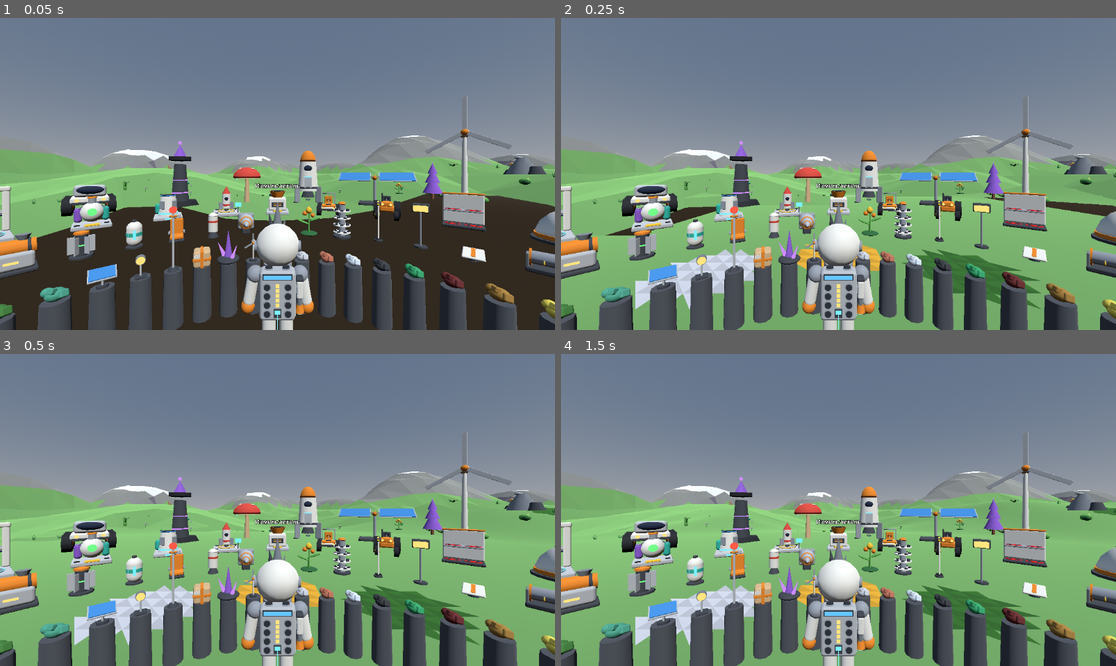
Above: before the commit, frames 1-4 (two rows, left to right).
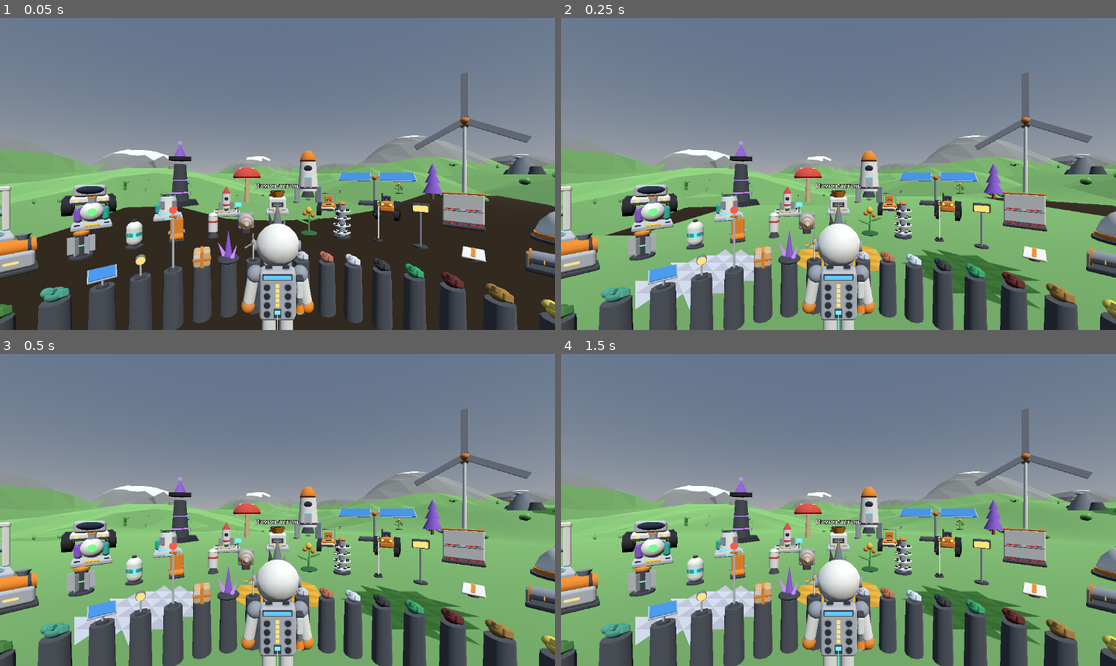
Above: after the commit, the same moments.

Repository: Vano3667/Astro-Planet
Game: Godot game, scene res://main.tscn
The game is run twice, just before and just after one commit, with the same random seed, the same clock (stepped at 60 frames per second) and the same inputs.
Inputs:
- Up to frame 1 (0.05 s): no input
- Up to frame 2 (0.25 s): no input
- Up to frame 3 (0.5 s): no input
- Up to frame 4 (1.5 s): tap Enter at 1.25 s

The runs differ from the first frame. In frame 1, 0.9% of the frame differs, in the area x 74-96%, y 17-57%; in frame 2, 0.9%; in frame 3, 0.9%; in frame 4, 0.9%.

Commit message:
Сборка рисует картинки грунта; ветряки с заметными лопастями
- game/tools/render_terrain.gd: семь видов земли для просмотра агентом -
  старт, старт с витриной, сверху, дальние горы, раскоп залежей, пещера,
  гора вблизи. Картинки попадают в архив model-sheets.
- Набор 5: средний и большой ветряк пересобраны (лопасти были бледные
  и тонкие, на картинке почти не видны).

Diff:
--- a/game/models/models_set5.gd
+++ b/game/models/models_set5.gd
@@ -11,6 +11,8 @@
 #   layout. The appearance description of the character is not collected yet
 #   (astro-planet-research, data/appearance/character.md); redo it when it arrives.
 # rock_large (seen: sheet 03, 2026-11-24): read as a ball with a slab stuck into it.
+# wind_turbine_medium, wind_turbine_large (seen: sheets 02 and 07, 2026-11-24):
+#   the blades were pale and thin, almost invisible against a light background.
 #
 # Written without running the engine; checked by tools/check_models.gd.
 
@@ -30,6 +32,10 @@
 			return _explorer5()
 		"rock_large":
 			return _rock_large5()
+		"wind_turbine_medium":
+			return _wind_turbine5(1.0)
+		"wind_turbine_large":
+			return _wind_turbine5(2.3)
 	return []
 
 
@@ -96,3 +102,23 @@
 		cy(1.2, 0.6, -1.15, 0.30, -0.5, "gray_dark", 0.0, 15.0, 0.0, 0.6, 5),
 		sp(0.7, 0.3, 0.6, -0.2, 2.02, 0.1, "gray_light"),
 	]
+
+
+# Wind turbine: a white mast, a nacelle, an orange hub and three wide gray blades
+# that look to the front (-Z). s = 1 is the medium one (about 3.9 m tall), sizes are own values.
+static func _wind_turbine5(s: float) -> Array:
+	var hub_y: float = 2.58 * s
+	var a: Array = [
+		cy(0.55 * s, 0.08 * s, 0.0, 0.04 * s, 0.0, "gray_dark"),
+		cy(0.12 * s, 2.5 * s, 0.0, 1.29 * s, 0.0, "suit", 0.0, 0.0, 0.0, 0.07 * s),
+		cp(0.24 * s, 0.70 * s, 0.0, hub_y, 0.05 * s, "suit", 90.0),
+		sp(0.20 * s, 0.20 * s, 0.20 * s, 0.0, hub_y, -0.32 * s, "orange"),
+		bx(0.03 * s, 0.30 * s, 0.30 * s, 0.0, hub_y + 0.12 * s, 0.42 * s, "orange"),
+	]
+	var blade: float = 1.25 * s
+	var reach: float = 0.08 * s + blade * 0.5
+	for k in 3:
+		var deg: float = 120.0 * float(k)
+		var rad: float = deg_to_rad(deg)
+		a.append(bx(0.17 * s, blade, 0.035 * s, -sin(rad) * reach, hub_y + cos(rad) * reach, -0.34 * s, "suit_gray", 0.0, 0.0, deg))
+	return a
--- /dev/null
+++ b/game/tools/render_terrain.gd
@@ -0,0 +1,218 @@
+extends SceneTree
+# Renders pictures of the ground so that the agent can see it (the user attaches them to the chat):
+#   terrain_1_start          what is in front of the player at the start, without the showroom
+#   terrain_2_game_view      the same with the showroom, as in the game
+#   terrain_3_from_above     the start area from above
+#   terrain_4_far_mountain   the far low-detail ground, looking at the highest point nearby
+#   terrain_5_dig            pits dug into the starter deposits and a mound of added ground
+#   terrain_6_cave           a view from inside the biggest cave found under the start area
+#   terrain_7_mountain_near  the foot of that highest point with detailed ground
+# Needs a real renderer (not --headless); the GitHub build runs it under xvfb.
+# Output folder: env PREVIEW_DIR. Lines for the build log start with TERRAIN_SHOT.
+# The light here is set by this script: only its direction is the same as in the game.
+# Written without running the engine.
+
+const Gen := preload("res://terrain/terrain_gen.gd")
+const VoxelWorld := preload("res://terrain/voxel_world.gd")
+const FarTerrain := preload("res://terrain/far_terrain.gd")
+const Scatter := preload("res://terrain/scatter.gd")
+const Gallery := preload("res://gallery.gd")
+const Builder := preload("res://models/model_builder.gd")
+
+# The character stands here at the start of the game (see main.gd).
+const START := Vector3(0.0, 0.0, -3.0)
+const MAX_WAIT_FRAMES := 2500
+
+var _terrain: VoxelWorld
+var _far: FarTerrain
+var _scatter: Scatter
+var _cam: Camera3D
+var _caption: Label
+var _out_dir: String = ""
+var _saved: int = 0
+
+
+func _initialize() -> void:
+	_run()
+
+
+func _run() -> void:
+	_out_dir = OS.get_environment("PREVIEW_DIR")
+	if _out_dir.is_empty():
+		_out_dir = OS.get_user_data_dir().path_join("terrain")
+	DirAccess.make_dir_recursive_absolute(_out_dir)
+	print("TERRAIN_SHOT dir ", _out_dir)
+
+	var env := Environment.new()
+	env.background_mode = Environment.BG_COLOR
+	env.background_color = Color(0.62, 0.78, 0.92)
+	env.ambient_light_source = Environment.AMBIENT_SOURCE_COLOR
+	env.ambient_light_color = Color(1.0, 1.0, 1.0)
+	env.ambient_light_energy = 0.5
+	var world_env := WorldEnvironment.new()
+	world_env.environment = env
+	root.add_child(world_env)
+
+	var sun := DirectionalLight3D.new()
+	root.add_child(sun)
+	sun.rotation_degrees = Vector3(-50.0, 30.0, 0.0)
+
+	_cam = Camera3D.new()
+	root.add_child(_cam)
+	_cam.current = true
+	_cam.fov = 70.0
+	_cam.far = 900.0
+
+	var layer := CanvasLayer.new()
+	root.add_child(layer)
+	_caption = Label.new()
+	layer.add_child(_caption)
+	_caption.position = Vector2(24.0, 14.0)
+	_caption.add_theme_font_size_override("font_size", 40)
+	_caption.add_theme_color_override("font_color", Color(0.08, 0.09, 0.12))
+
+	_terrain = VoxelWorld.new()
+	root.add_child(_terrain)
+	_far = FarTerrain.new()
+	root.add_child(_far)
+	_scatter = Scatter.new()
+	root.add_child(_scatter)
+
+	_focus(START)
+	var frames: int = await _wait_ground()
+	print("TERRAIN_SHOT loaded frames=%d built=%d pending=%d far_tris=%d props=%d" % [frames, _terrain.built_count, _terrain.pending_count(), _far.tri_count, _scatter.prop_count])
+
+	var ground: float = _terrain.ground_y(START.x, START.z, 2.0)
+	var hero: Node3D = Builder.build("explorer")
+	root.add_child(hero)
+	hero.position = Vector3(START.x, ground, START.z)
+
+	# 1 and 2: from where the player's head is at the start.
+	var eye := Vector3(0.0, ground + 2.4, 0.0)
+	await _shot("terrain_1_start", eye, Vector3(0.0, ground + 0.6, -9.0))
+
+	var gallery: Node3D = Gallery.new()
+	root.add_child(gallery)
+	var gallery_ground := gallery.get_node_or_null("GalleryGround") as Node3D
+	if gallery_ground != null:
+		gallery_ground.visible = false
+	await _shot("terrain_2_game_view", eye, Vector3(0.0, ground + 0.8, -9.0))
+	gallery.visible = false
+
+	# 3: the start area from above.
+	await _shot("terrain_3_from_above", Vector3(-35.0, 42.0, 55.0), Vector3(0.0, 0.0, -15.0))
+
+	# 4: the highest point within 220 m, seen from above the start.
+	var peak := Vector3.ZERO
+	var best_h: float = -1000.0
+	for iz in range(-27, 28):
+		for ix in range(-27, 28):
+			var x: float = float(ix) * 8.0
+			var z: float = float(iz) * 8.0
+			if x * x + z * z > 220.0 * 220.0:
+				continue
+			var h: float = Gen.height(x, z)
+			if h > best_h:
+				best_h = h
+				peak = Vector3(x, h, z)
+	print("TERRAIN_SHOT peak x=%.0f z=%.0f height=%.1f" % [peak.x, peak.z, peak.y])
+	var flat := Vector3(peak.x, 0.0, peak.z)
+	if flat.length() > 30.0:
+		await _shot("terrain_4_far_mountain", Vector3(0.0, ground + 16.0, 0.0), Vector3(peak.x, peak.y * 0.5, peak.z))
+
+	# 5: dig into two starter deposits and add a mound.
+	_terrain.edit_sphere(Vector3(0.0, -0.3, -6.2), 1.6, false)
+	var res_points: int = 0
+	for i in _terrain.stat_removed_res.size():
+		res_points += _terrain.stat_removed_res[i]
+	var soil_points: int = _terrain.stat_removed_soil
+	_terrain.edit_sphere(Vector3(1.0, -0.8, -6.8), 1.4, false)
+	_terrain.edit_sphere(Vector3(-3.3, -0.4, -5.2), 1.5, false)
+	_terrain.edit_sphere(Vector3(4.5, 0.6, -4.0), 1.2, true)
+	frames = await _wait_ground()
+	print("TERRAIN_SHOT dig frames=%d first_pit_resource_points=%d soil_points=%d" % [frames, res_points, soil_points])
+	await _shot("terrain_5_dig", Vector3(2.6, ground + 3.2, -1.0), Vector3(-0.8, -0.6, -6.0))
+
+	# 6: the most open point under the start area, 5 to 15 m below the surface.
+	var cave := Vector3.ZERO
+	var open: float = 0.0
+	for iz in range(-14, 15):
+		for ix in range(-14, 15):
+			var cx: float = float(ix) * 2.0
+			var cz: float = float(iz) * 2.0 + START.z
+			var top: float = Gen.height(cx, cz)
+			for step in 10:
+				var cy: float = top - 5.0 - float(step)
+				var d: float = _terrain.density_at(Vector3(cx, cy, cz))
+				if d < open:
+					open = d
+					cave = Vector3(cx, cy, cz)
+	if open < -0.4:
+		var best_dir := Vector3(0.0, 0.0, -1.0)
+		var best_len: float = 0.0
+		for k in 12:
+			var ang: float = TAU * float(k) / 12.0
+			var dir := Vector3(sin(ang), 0.0, cos(ang))
+			var hit: Dictionary = _terrain.raycast(cave, dir, 30.0)
+			var hit_pos: Vector3 = hit["position"]
+			var free_len: float = (hit_pos - cave).length()
+			if free_len > best_len:
+				best_len = free_len
+				best_dir = dir
+		print("TERRAIN_SHOT cave x=%.0f y=%.1f z=%.0f density=%.2f free_ahead=%.1f" % [cave.x, cave.y, cave.z, open, best_len])
+		var lamp := OmniLight3D.new()
+		root.add_child(lamp)
+		lamp.position = cave
+		lamp.omni_range = 30.0
+		lamp.light_energy = 1.2
+		await _shot("terrain_6_cave", cave, cave + best_dir * 5.0)
+		lamp.visible = false
+	else:
+		print("TERRAIN_SHOT cave not found, most open density=%.2f" % open)
+
+	# 7: detailed ground at the foot of the highest point.
+	if flat.length() > 60.0 and peak.y > 8.0:
+		hero.visible = false
+		var to_peak: Vector3 = flat.normalized()
+		var foot: Vector3 = flat - to_peak * 44.0
+		foot.y = Gen.height(foot.x, foot.z)
+		_focus(foot)
+		frames = await _wait_ground()
+		var cam_pos: Vector3 = foot - to_peak * 16.0
+		cam_pos.y = maxf(Gen.height(cam_pos.x, cam_pos.z), foot.y) + 6.0
+		print("TERRAIN_SHOT mountain frames=%d pending=%d foot_height=%.1f" % [frames, _terrain.pending_count(), foot.y])
+		await _shot("terrain_7_mountain_near", cam_pos, Vector3(peak.x, peak.y * 0.75, peak.z))
+
+	print("TERRAIN_SHOTS_SAVED %d" % _saved)
+	quit(0)
+
+
+func _focus(pos: Vector3) -> void:
+	_terrain.set_focus(pos)
+	_far.update(pos)
+	_scatter.update(pos)
+
+
+# Waits until the ground has nothing left to build (plus a few calm frames for the far ground).
+func _wait_ground() -> int:
+	var frames: int = 0
+	var calm: int = 0
+	while frames < MAX_WAIT_FRAMES and calm < 12:
+		await process_frame
+		frames += 1
+		if _terrain.pending_count() == 0:
+			calm += 1
+		else:
+			calm = 0
+	return frames
+
+
+func _shot(shot: String, pos: Vector3, target: Vector3) -> void:
+	_caption.text = shot.replace("_", " ")
+	_cam.look_at_from_position(pos, target, Vector3.UP)
+	await process_frame
+	await process_frame
+	await RenderingServer.frame_post_draw
+	var img: Image = root.get_texture().get_image()
+	if img != null and img.save_png(_out_dir.path_join(shot + ".png")) == OK:
+		_saved += 1
